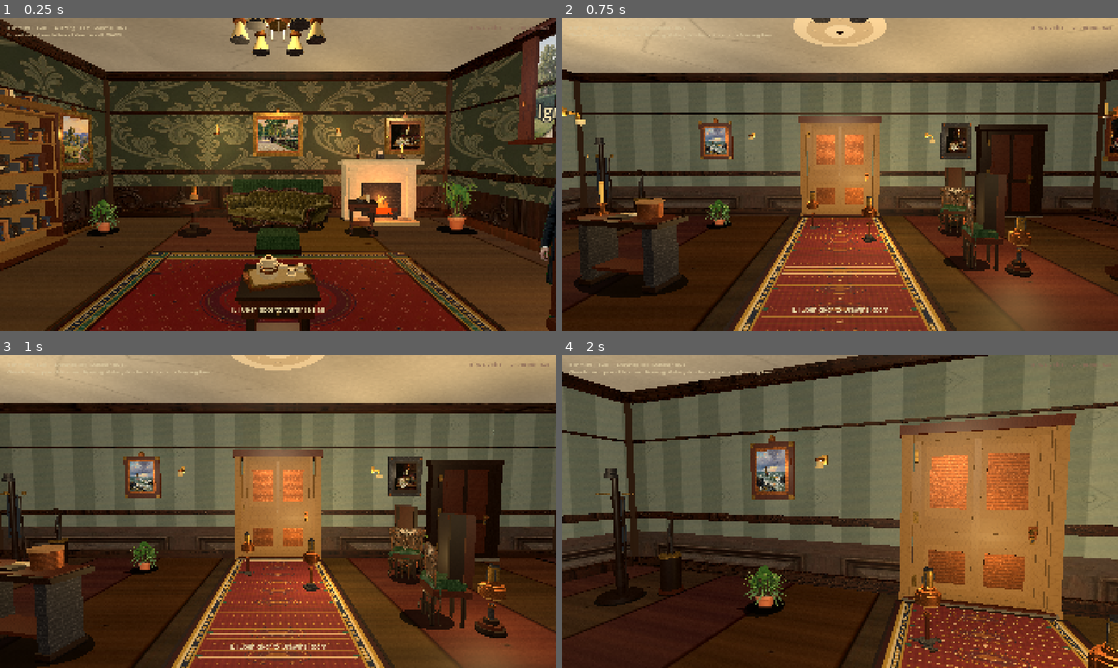
Above: before the commit, frames 1-4 (two rows, left to right).
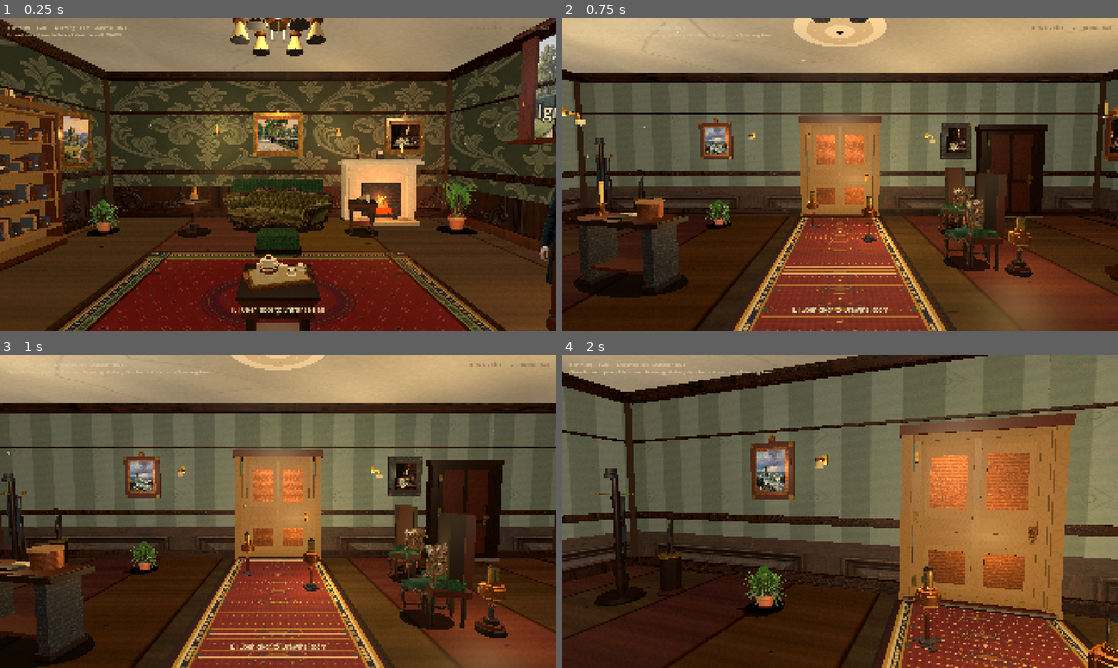
Above: after the commit, the same moments.

Repository: drakewing-eng/aetheric-engine
Game: Godot game, scene res://scenes/fps_main.tscn
Same seed, same stepped clock (60 frames per second), same inputs: the game is played once before the commit and once after it.
Inputs (mouse positions are in pixels of both pictures, inside the frame that each line leads up to):
- Up to frame 1 (0.25 s): no input
- Up to frame 2 (0.75 s): tap Enter at 0.5 s; move the mouse to (867, 174) at 0.52 s; hold W (move_forward) from 0.53 s (still down); hold E (interact) from 0.53 s (still down); click (867, 174) at 0.67 s
- Up to frame 3 (1 s): keep holding W (move_forward); keep holding E (interact)
- Up to frame 4 (2 s): keep holding W (move_forward); move the mouse to (812, 511) at 1.27 s; release E (interact) at 1.28 s; tap E (interact) at 1.35 s

The runs differ from the first frame. In frame 1, less than 0.1% of the frame differs, in the area x 21-90%, y 4-62%; in frame 2, 0.5%; in frame 3, 0.6%, in the area x 1-81%, y 30-84%; in frame 4, nothing differs.

Commit message:
visual loop 136: chair cross-planes walk-around + dust motes

Diff:
--- a/aetheric-engine-godot/scripts/fps_props.gd
+++ b/aetheric-engine-godot/scripts/fps_props.gd
@@ -171,6 +171,8 @@
 			node = _make_chalk_board(prop)
 		"garden_bench":
 			node = _make_garden_bench(prop)
+		"dust_motes":
+			node = _make_dust_motes(prop)
 		"urn":
 			node = _make_urn(prop)
 		"watering_can":
@@ -3320,6 +3322,51 @@
 	parts.emitting = true
 	parent.add_child(parts)
 
+static func _make_dust_motes(prop: Dictionary) -> Node3D:
+	## Soft floating dust in sunbeams (loop 136) — low-count, unshaded pale motes.
+	var root := Node3D.new()
+	root.name = "DustMotes"
+	var amount: int = int(prop.get("amount", 28))
+	var parts := GPUParticles3D.new()
+	parts.amount = amount
+	parts.lifetime = 8.0
+	parts.preprocess = 4.0
+	parts.explosiveness = 0.0
+	parts.randomness = 0.9
+	parts.visibility_aabb = AABB(Vector3(-3, 0, -3), Vector3(6, 4, 6))
+	var mesh := SphereMesh.new()
+	mesh.radius = 0.008
+	mesh.height = 0.016
+	mesh.radial_segments = 4
+	mesh.rings = 2
+	var mat := StandardMaterial3D.new()
+	mat.albedo_color = Color(0.95, 0.92, 0.82, 0.55)
+	mat.emission_enabled = true
+	mat.emission = Color(0.9, 0.88, 0.78)
+	mat.emission_energy_multiplier = 0.35
+	mat.transparency = BaseMaterial3D.TRANSPARENCY_ALPHA
+	mat.shading_mode = BaseMaterial3D.SHADING_MODE_UNSHADED
+	mesh.material = mat
+	parts.draw_pass_1 = mesh
+	var proc := ParticleProcessMaterial.new()
+	proc.emission_shape = ParticleProcessMaterial.EMISSION_SHAPE_BOX
+	proc.emission_box_extents = Vector3(2.2, 1.2, 2.2)
+	proc.direction = Vector3(0.1, 0.2, 0.05)
+	proc.spread = 180.0
+	proc.initial_velocity_min = 0.02
+	proc.initial_velocity_max = 0.08
+	proc.gravity = Vector3(0, 0.02, 0)
+	proc.damping_min = 0.1
+	proc.damping_max = 0.4
+	proc.scale_min = 0.3
+	proc.scale_max = 1.1
+	proc.color = Color(1.0, 0.97, 0.9, 0.45)
+	parts.process_material = proc
+	parts.emitting = true
+	parts.position = Vector3(0, 1.4, 0)
+	root.add_child(parts)
+	return root
+
 static func _make_window(feat: Dictionary) -> Node3D:
 	## Sash-style window with OUTSIDE view through a hollow aperture.
 	## CRITICAL: never fill the aperture with a solid box — that reads as black/void.
@@ -3846,7 +3893,7 @@
 	root.add_child(mi)
 
 	if cross_planes:
-		# Second card at 90° — reads as a plant from any walk-around angle
+		# Second card at 90° — volume from every walk-around angle (plants + side chairs)
 		var mi_x := MeshInstance3D.new()
 		mi_x.mesh = mesh
 		mi_x.material_override = mat
@@ -3861,21 +3908,20 @@
 		mi_b.position = Vector3(0, y_off, -0.05)
 		mi_b.rotation_degrees.y = 180.0
 		root.add_child(mi_b)
-		# Loop 70: solid mesh bulk so edge-on walk-bys aren't paper-thin cards
-		var bulk_kind: String = str(prop.get("mesh_bulk", ""))
-		if bulk_kind == "" and solid:
-			# Infer from texture filename (CONTENT swap: desk.png=chesterfield, sofa.png=writing desk)
-			var base := tex_path.get_file()
-			if base == "desk.png":
-				bulk_kind = "sofa"
-			elif base == "sofa.png":
-				bulk_kind = "desk"
-			elif base == "chair.png":
-				bulk_kind = "wing"
-			elif base == "armchair.png":
-				bulk_kind = "chair"
-		if bulk_kind != "" and bulk_kind != "none":
-			_add_billboard_mesh_bulk(root, bulk_kind, width, height)
+	# Loop 70/136: mesh bulk for furniture (also with cross_planes so edge-on isn't empty)
+	var bulk_kind: String = str(prop.get("mesh_bulk", ""))
+	if bulk_kind == "" and solid and not face_camera and not cross_planes:
+		var base := tex_path.get_file()
+		if base == "desk.png":
+			bulk_kind = "sofa"
+		elif base == "sofa.png":
+			bulk_kind = "desk"
+		elif base == "chair.png":
+			bulk_kind = "wing"
+		elif base == "armchair.png":
+			bulk_kind = "chair"
+	if bulk_kind != "" and bulk_kind != "none":
+		_add_billboard_mesh_bulk(root, bulk_kind, width, height)
 
 	if solid:
 		# Prefer explicit col_size [w,h,d] for furniture cards so player cannot walk through
--- a/aetheric-engine-godot/scripts/fps_rooms.gd
+++ b/aetheric-engine-godot/scripts/fps_rooms.gd
@@ -94,6 +94,7 @@
 				"pos": [2.35, 0.0, 0.8],
 				"yaw": 90.0,
 				"texture": PROP_DIR + "cutout/hero_side_chair.png",
+				"cross_planes": true,
 				"width": 0.72,
 				"height": 1.15,
 				"sink": 0.08,
@@ -117,11 +118,25 @@
 			},
 			{"kind": "side_table", "pos": [-1.7, 0.0, 2.35], "yaw": -20.0, "seed": 1},
 			# East-center: solid side chair
-			{"kind": "chair", "pos": [3.2, 0.0, 2.8], "yaw": -140.0, "seed": 2,
-				"fabric": Color(0.28, 0.38, 0.26)},
+			{
+				"kind": "billboard_prop",
+				"pos": [3.2, 0.0, 2.8],
+				"yaw": -140.0,
+				"texture": "res://assets/props/drawing_room/cutout/hero_side_chair.png",
+				"cross_planes": true,
+				"width": 0.68,
+				"height": 1.1,
+				"sink": 0.08,
+				"solid": true,
+				"col_size": [0.5, 0.95, 0.5],
+				"mesh_bulk": "chair",
+			},
 			# Centre: bare tea table + tray only (loop 83 — no vase stack under tray)
 			{"kind": "side_table", "pos": [0.0, 0.0, 0.35], "yaw": 0.0, "seed": 1, "bare": true},
 			{"kind": "tea_tray", "pos": [0.0, 0.68, 0.35], "yaw": 15.0, "seed": 0},
+			# Loop 136: soft dust in sunbeams
+			{"kind": "dust_motes", "pos": [0.0, 0.0, 0.0], "amount": 32},
+			{"kind": "dust_motes", "pos": [2.0, 0.0, -2.5], "amount": 20},
 			# Plants: different kind + size (loop 67 / item 7)
 			{"kind": "plant", "pos": [3.85, 0.0, -3.5], "scale": 1.0, "seed": 0,
 				"texture": "res://assets/props/plants/plant_palm.png", "width": 0.95, "height": 1.25},
@@ -242,6 +257,7 @@
 				"size": [2.15, 9.2],
 				"texture": "res://assets/rooms/textures/hall_runner.jpg",
 			},
+			{"kind": "dust_motes", "pos": [0.0, 0.0, 0.0], "amount": 24},
 			# Consoles closer to runner so center/spawn reads as a finished hall
 			{"kind": "hall_table", "pos": [-2.65, 0.0, -0.8], "yaw": 8.0, "seed": 0},
 			{"kind": "hall_table", "pos": [2.7, 0.0, 0.9], "yaw": -12.0, "seed": 4},
@@ -259,6 +275,7 @@
 				"pos": [-4.0, 0.0, -2.8],
 				"yaw": 120.0,
 				"texture": "res://assets/props/drawing_room/cutout/hero_side_chair.png",
+				"cross_planes": true,
 				"width": 0.68,
 				"height": 1.1,
 				"sink": 0.08,
@@ -277,6 +294,7 @@
 				"pos": [1.85, 0.0, -1.4],
 				"yaw": -100.0,
 				"texture": "res://assets/props/drawing_room/cutout/hero_side_chair.png",
+				"cross_planes": true,
 				"width": 0.68,
 				"height": 1.1,
 				"sink": 0.08,
@@ -289,6 +307,7 @@
 				"pos": [-1.9, 0.0, 1.5],
 				"yaw": 80.0,
 				"texture": "res://assets/props/drawing_room/cutout/hero_side_chair.png",
+				"cross_planes": true,
 				"width": 0.68,
 				"height": 1.1,
 				"sink": 0.08,
@@ -319,6 +338,7 @@
 				"pos": [-2.4, 0.0, 3.2],
 				"yaw": 160.0,
 				"texture": "res://assets/props/drawing_room/cutout/hero_side_chair.png",
+				"cross_planes": true,
 				"width": 0.66,
 				"height": 1.08,
 				"sink": 0.08,
@@ -344,6 +364,7 @@
 				"pos": [-2.0, 0.0, -3.4],
 				"yaw": 25.0,
 				"texture": "res://assets/props/drawing_room/cutout/hero_side_chair.png",
+				"cross_planes": true,
 				"width": 0.68,
 				"height": 1.1,
 				"sink": 0.08,
@@ -445,12 +466,25 @@
 			{"kind": "chalk_board", "pos": [2.6, 0.0, -5.75], "yaw": 0.0, "seed": 3},
 			# Engine where the great table once stood — centre-north, clear approach
 			{"kind": "aetheric_machine", "pos": [0.0, 0.0, -3.2], "yaw": 0.0, "height": 2.95},
+			{"kind": "dust_motes", "pos": [0.0, 0.0, -1.0], "amount": 28},
 			# Secondary apparatus only (not a forest of machines)
 			{"kind": "machine", "pos": [4.5, 0.0, -4.2], "yaw": -20.0, "height": 1.9, "seed": 0},
 			{"kind": "machine", "pos": [-4.8, 0.0, -4.5], "yaw": 25.0, "height": 1.65, "seed": 1},
 			# Ledger desk for Amara/Bell notes (novel: desk, ledger)
 			{"kind": "desk", "pos": [-5.2, 0.0, -1.5], "yaw": 90.0},
-			{"kind": "chair", "pos": [-4.3, 0.0, -1.5], "yaw": -90.0, "fabric": Color(0.28, 0.2, 0.14)},
+			{
+				"kind": "billboard_prop",
+				"pos": [-4.3, 0.0, -1.5],
+				"yaw": -90.0,
+				"texture": "res://assets/props/drawing_room/cutout/hero_side_chair.png",
+				"cross_planes": true,
+				"width": 0.7,
+				"height": 1.12,
+				"sink": 0.08,
+				"solid": true,
+				"col_size": [0.52, 0.98, 0.52],
+				"mesh_bulk": "chair",
+			},
 			{"kind": "letter_stack", "pos": [-5.0, 0.78, -1.25], "yaw": 15.0, "seed": 1},
 			{"kind": "side_table", "pos": [-5.5, 0.0, -0.3], "yaw": 10.0, "seed": 2},
 			# Observation table by engine (notes + lamp — not salon clutter)
@@ -602,6 +636,7 @@
 				"pos": [1.35, 0.0, -2.0],
 				"yaw": 90.0,
 				"texture": "res://assets/props/drawing_room/cutout/hero_side_chair.png",
+				"cross_planes": true,
 				"width": 0.7,
 				"height": 1.12,
 				"sink": 0.08,
@@ -627,8 +662,19 @@
 			{"kind": "tea_tray", "pos": [-1.1, 0.68, -0.2], "yaw": 15.0, "seed": 1},
 			{"kind": "oil_lamp", "pos": [-1.0, 0.0, 0.5], "height": 1.05},
 			# Second soft chair + table fill empty SE/centre floor
-			{"kind": "chair", "pos": [0.6, 0.0, 1.4], "yaw": -140.0, "seed": 4,
-				"fabric": Color(0.42, 0.38, 0.32)},
+			{
+				"kind": "billboard_prop",
+				"pos": [0.6, 0.0, 1.4],
+				"yaw": -140.0,
+				"texture": "res://assets/props/drawing_room/cutout/hero_side_chair.png",
+				"cross_planes": true,
+				"width": 0.66,
+				"height": 1.08,
+				"sink": 0.08,
+				"solid": true,
+				"col_size": [0.48, 0.92, 0.48],
+				"mesh_bulk": "chair",
+			},
 			{"kind": "side_table", "pos": [1.4, 0.0, 1.6], "yaw": -20.0, "seed": 8},
 			{"kind": "letter_stack", "pos": [1.35, 0.68, 1.55], "yaw": 10.0, "seed": 0},
 			{"kind": "ottoman", "pos": [-1.2, 0.0, -1.5], "yaw": 20.0, "seed": 1,
@@ -999,8 +1045,19 @@
 			{"kind": "copper_pot", "pos": [3.1, 0.0, 1.2], "scale": 0.85, "seed": 27},
 			{"kind": "crate", "pos": [-3.3, 0.0, -2.4], "scale": 0.9, "seed": 28},
 			{"kind": "crate", "pos": [3.2, 0.0, -2.5], "scale": 0.75, "seed": 30},
-			{"kind": "chair", "pos": [2.0, 0.0, -1.0], "yaw": 100.0, "seed": 2,
-				"fabric": Color(0.45, 0.32, 0.2)},
+			{
+				"kind": "billboard_prop",
+				"pos": [2.0, 0.0, -1.0],
+				"yaw": 100.0,
+				"texture": "res://assets/props/drawing_room/cutout/hero_side_chair.png",
+				"cross_planes": true,
+				"width": 0.68,
+				"height": 1.1,
+				"sink": 0.08,
+				"solid": true,
+				"col_size": [0.5, 0.95, 0.5],
+				"mesh_bulk": "chair",
+			},
 			# North wall crockery (never library books)
 			{"kind": "crock_shelf", "pos": [-3.2, 0.0, 3.3], "yaw": 180.0, "width": 1.3, "height": 1.8, "seed": 1},
 			{"kind": "crock_shelf", "pos": [0.0, 0.0, 3.55], "yaw": 180.0, "width": 1.5, "height": 1.15, "seed": 4},
Not shown, changed: SCRATCH/memory/CURRENT.md
